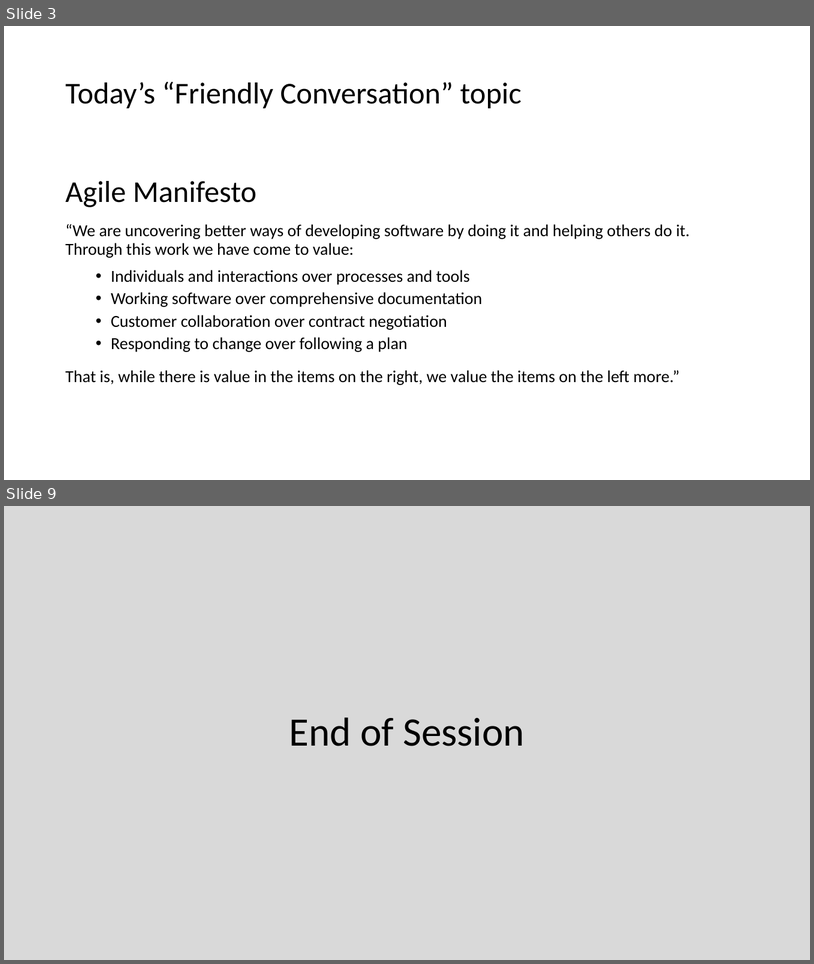
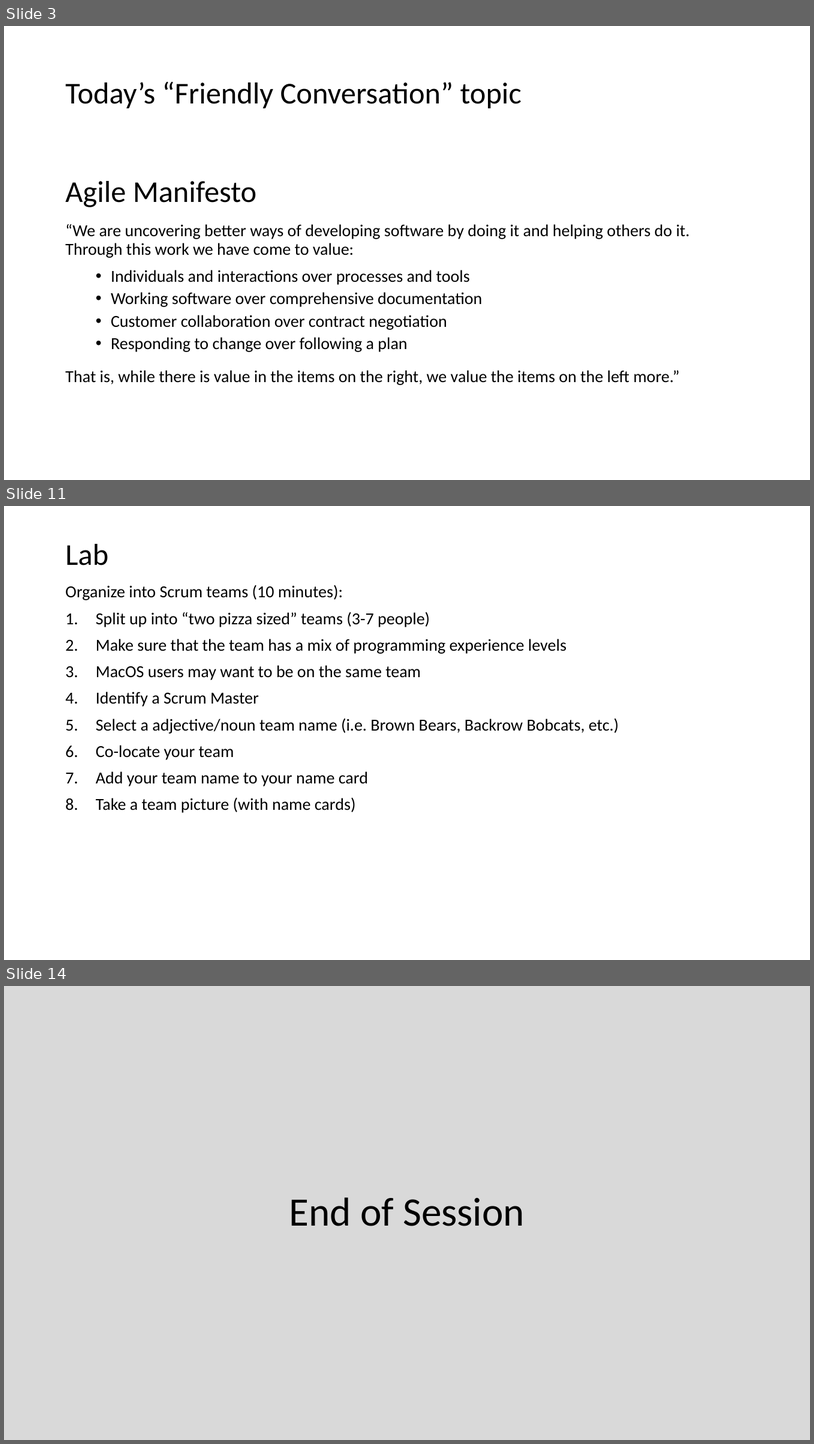
Before and after one commit to EricJPogue/CPSC-24500, a slide deck: lecture-slides/2019-08-28.pptx. Shown one above the other, each under a label of ours: slides 3 and 9 before the commit, slides 3, 11 and 14 after it; the slides between them are not shown. The pictures are 814x964 and 814x1444 pixels, drawn with LibreOffice and Linux fonts; fonts in the diff are those of the drawing. Boxes give left, top, right and bottom in pixels: in the first picture for what was removed or moved away, otherwise in the second. Text is boxed around its words. In the diff, an @@ line names an element or a change of style, - is before the commit and + after.

```diff
--- a/lecture-slides/2019-08-28.pptx
+++ b/lecture-slides/2019-08-28.pptx
@@ slide 11 added at [4,506,810,960], background #FFFFFF @@
@@ title added at [65,544,108,565], 36 pt, text #000000 @@
+Lab
@@ text added at [65,585,619,813], 20 pt, text #000000 @@
+Organize into Scrum teams (10 minutes):
+1. Split up into “two pizza sized” teams (3-7 people)
+2. Make sure that the team has a mix of programming experience levels
+3. MacOS users may want to be on the same team
+4. Identify a Scrum Master
+5. Select a adjective/noun team name (i.e. Brown Bears, Backrow Bobcats, etc.)
+6. Co-locate your team
+7. Add your team name to your name card
+8. Take a team picture (with name cards)
@@ what was slide 9 is now slide 14 @@
```
Also in this commit, not shown: 4 slides changed, 7 other slides added, 3 slides removed, 1 other file.
